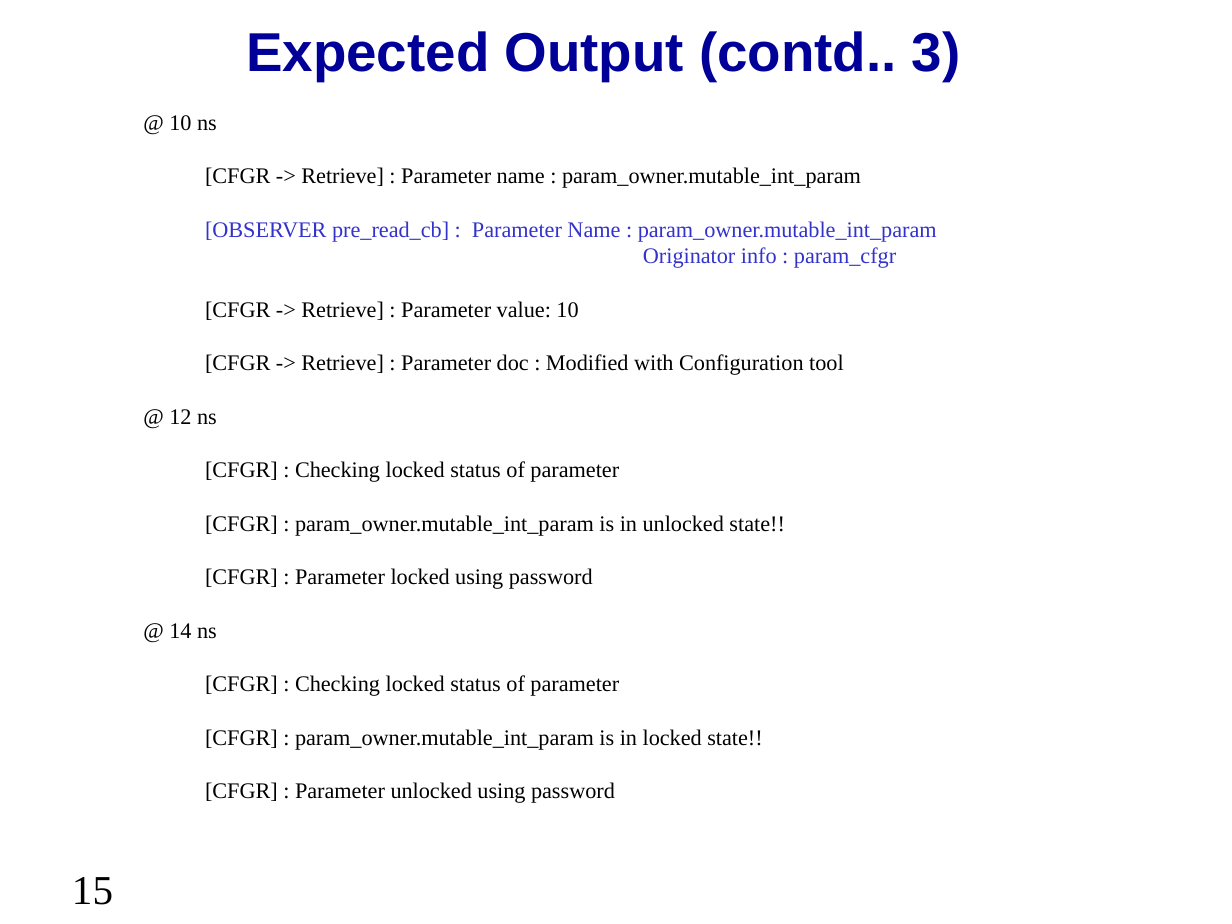
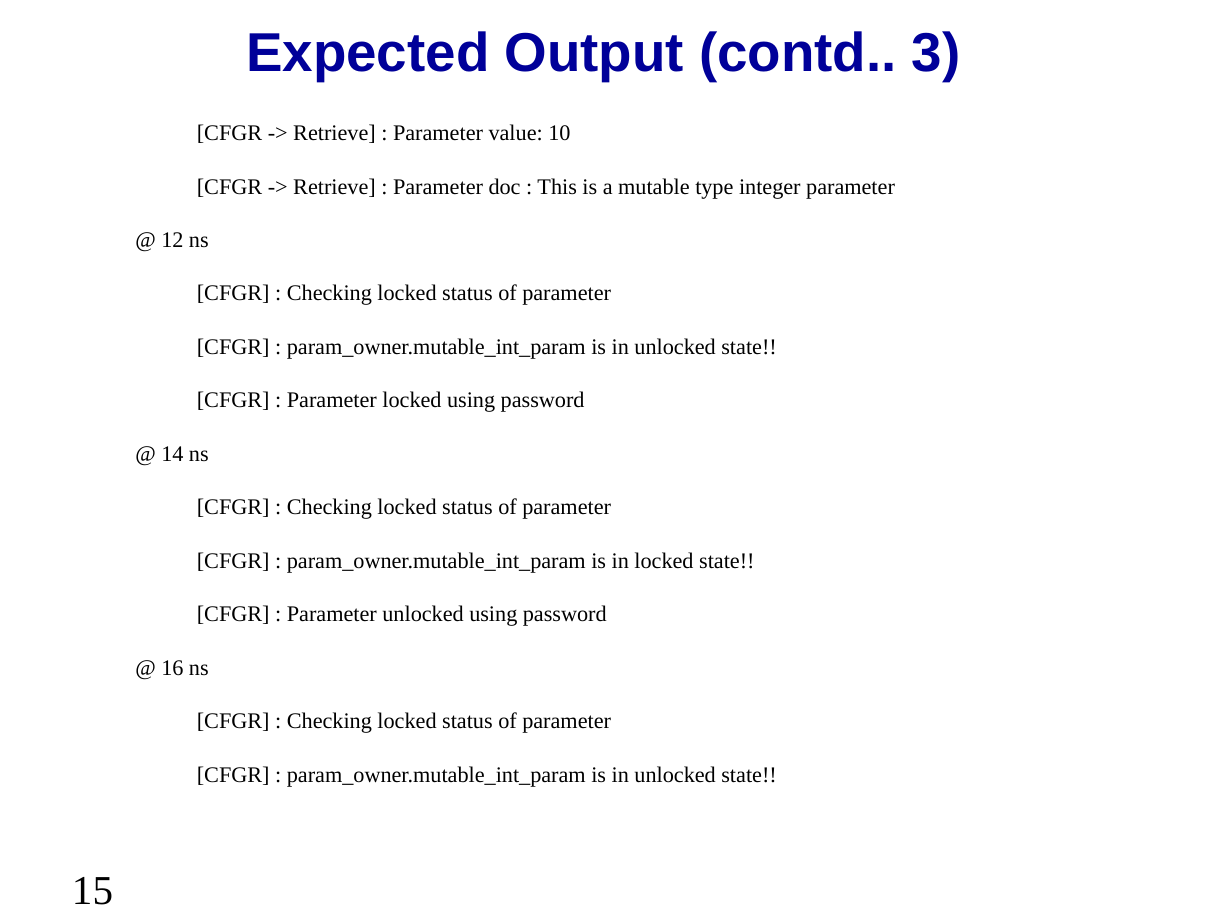
Before and after one commit to accellera-official/cci, a slide deck: slide 15 of examples/ex7_Parameter_Information/docs/ex7_Parameter_Information.ppt. Drawn at 1232x924 pixels with LibreOffice and Linux fonts; fonts in the diff are those of the drawing; background and template pictures are left out. Boxes give left, top, right and bottom in pixels: in the first picture for what was removed or moved away, otherwise in the second. Text is boxed around its words. In the diff, an @@ line names an element or a change of style, - is before the commit and + after.

Commit message:
Check#1 for doxygen tags

```diff
--- a/examples/ex7_Parameter_Information/docs/ex7_Parameter_Information.ppt
+++ b/examples/ex7_Parameter_Information/docs/ex7_Parameter_Information.ppt
@@ text "[CFGR -> Retrieve] : Parameter ...": place and size @@
-text "[CFGR -> Retrieve] : Parameter ..." at bbox=[169, 115, 937, 803]
+text "[CFGR -> Retrieve] : Parameter ..." at bbox=[161, 124, 895, 787]
@@ text at bbox=[169, 115, 937, 268]: paragraphs removed @@
-@ 10 ns
-[CFGR -> Retrieve] : Parameter name : param_owner.mutable_int_param
-[OBSERVER pre_read_cb] : Parameter Name : param_owner.mutable_int_param
-Originator info : param_cfgr
@@ text at bbox=[197, 178, 895, 199]: text changed @@
-[CFGR -> Retrieve] : Parameter doc : Modified with Configuration tool
+[CFGR -> Retrieve] : Parameter doc : This is a mutable type integer parameter
@@ text at bbox=[161, 660, 776, 787]: paragraphs added @@
+@ 16 ns
+[CFGR] : Checking locked status of parameter
+[CFGR] : param_owner.mutable_int_param is in unlocked state!!
```
Also in this commit, not shown: 11 other slides changed, 4 other files.
